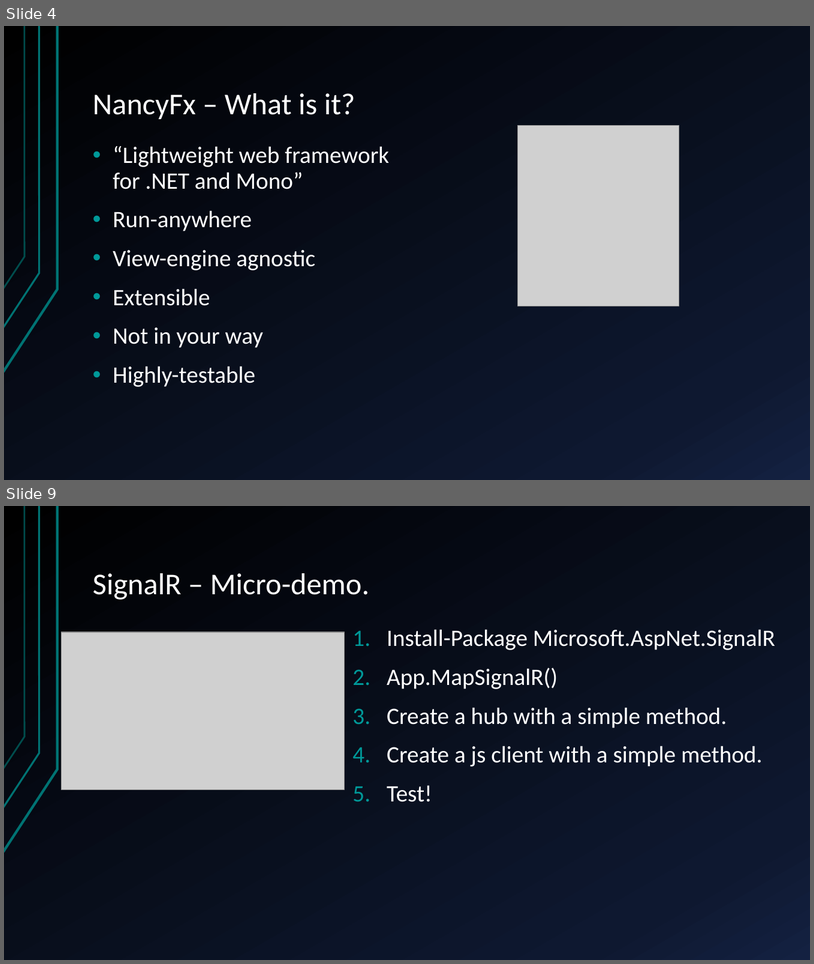
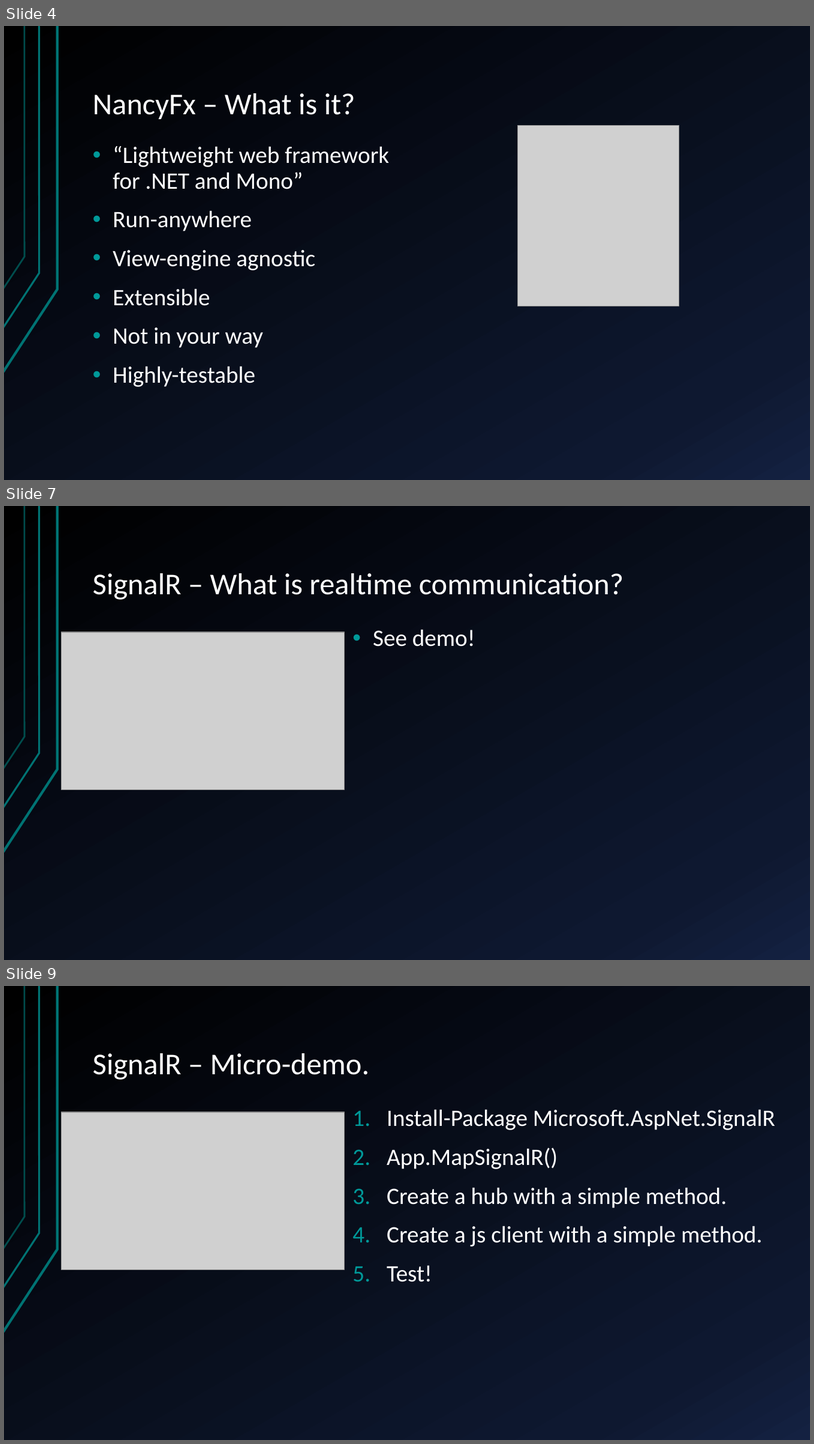
Before and after one commit to StachuDotNet/Guesstimate_talk, a slide deck: Assets/talk.pptx. Shown one above the other, each under a label of ours: slides 4 and 9 before the commit, slides 4, 7 and 9 after it; the slides between them are not shown. The pictures are 814x964 and 814x1444 pixels, drawn with LibreOffice and Linux fonts; fonts in the diff are those of the drawing; grey boxes stand for pictures. Boxes give left, top, right and bottom in pixels: in the first picture for what was removed or moved away, otherwise in the second. Text is boxed around its words. In the diff, an @@ line names an element or a change of style, - is before the commit and + after.

```diff
--- a/Assets/talk.pptx
+++ b/Assets/talk.pptx
@@ slide 7 added at box(4, 506, 810, 960), background gradient #000000 to #0F1931 to #142242; not listed: 3 template elements that a slide beside it also shows @@
@@ title added at box(93, 573, 624, 600), 36 pt, text #FFFFFF @@
+SignalR – What is realtime communication?
@@ text added at box(373, 629, 476, 646), 28 pt, text #FFFFFF @@
+• See demo!
@@ picture added at box(62, 632, 345, 789) @@
```
Also in this commit, not shown: 8 slides changed, 1 other slide added, 3 slides removed, 5 other files.
